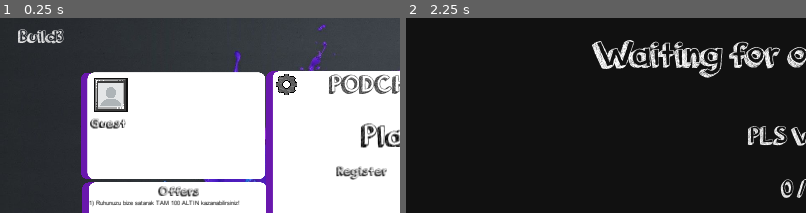
Above: before the commit, frames 1-2 (left to right).
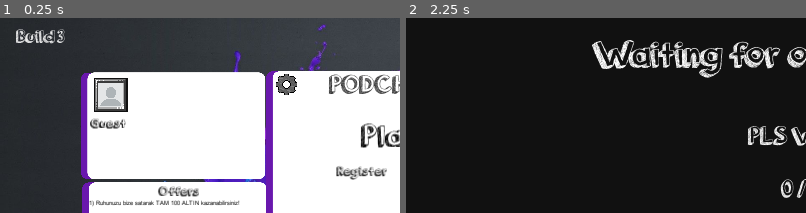
Above: after the commit, the same moments.

Repository: Ludermis/Podchest
Game: Godot game, scene res://Prefabs/Scenes/MainScene.tscn
Same seed, same stepped clock (60 frames per second), same inputs: the game is played once before the commit and once after it.
Inputs:
- Up to frame 1 (0.25 s): no input
- Up to frame 2 (2.25 s): click "Play" at 0.5 s; click "Main Menu" at 1.25 s; click "Play" at 2 s
The pictures show only the part of the screen within x 0-50%, y 0-50%; the shares and areas given below are measured in that part.

The runs differ from the first frame. In frame 1, 0.6% of the frame differs, in the area x 4-17%, y 5-14%; in frame 2, nothing differs.

Commit message:
Lynext
Build text fix

Diff:
--- a/Scripts/Scenes/MainScene.gd
+++ b/Scripts/Scenes/MainScene.gd
@@ -2,7 +2,7 @@
 
 
 func _ready():
-	$LabelBuild.text = "Build" + Vars.build
+	$LabelBuild.text = "Build " + Vars.build
 	if Client.selfPeerID == 0:
 		Client.connectToServer()
 		Client.connect("connection_ok",self,"connection_ok")
